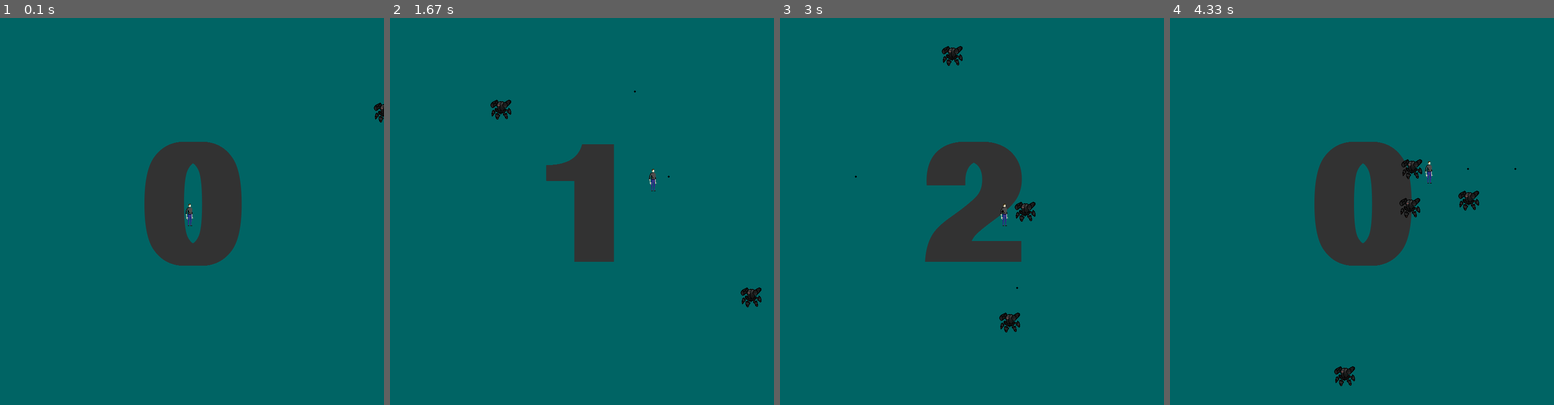
Above: before the commit, frames 1-4 (left to right).
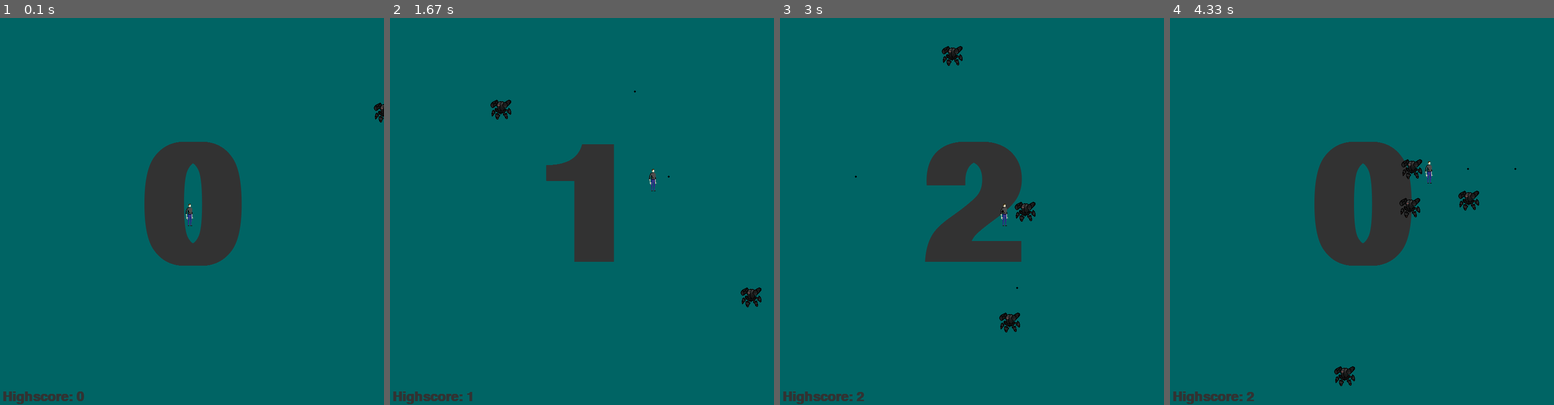
Above: after the commit, the same moments.

Repository: MitrB/PygameYeet
Game: pygame game, started from Master of none/main.py
The game is run twice, just before and just after one commit, with the same random seed, the same clock (stepped at 60 frames per second) and the same inputs.
Inputs:
- Up to frame 1 (0.1 s): no input
- Up to frame 2 (1.67 s): tap Space at 0.33, 0.73, 1.03, 1.23, 1.57 s; hold Right 0.67-1.13 s; hold Up 1.17-1.47 s; hold Right from 1.5 s (still down)
- Up to frame 3 (3 s): tap Space at 1.87, 2.07, 2.37, 2.63, 2.97 s; release Right at 1.97 s; hold Left 2-2.53 s; hold Down 2.57-2.87 s; hold Left from 2.9 s (still down)
- Up to frame 4 (4.33 s): tap Space at 3.27, 3.4, 3.8, 4.1 s; release Left at 3.3 s; hold Up 3.33-3.7 s; hold Right from 3.73 s (still down)

The runs differ from the first frame. In frame 1, 0.3% of the frame differs, in the area x 0-22%, y 96-100%; in frame 2, 0.3%; in frame 3, 0.3%; in frame 4, 0.3%.

Commit message:
Added highscore

Diff:
--- a/Master of none/main.py
+++ b/Master of none/main.py
@@ -11,7 +11,8 @@
 win = pygame.display.set_mode(window)
 pygame.display.set_caption("Yeet sanctuary")
 fontsise = 500
-font = pygame.font.SysFont("comicsans", fontsise, True)
+font_score = pygame.font.SysFont("comicsans", fontsise, True)
+font_highscore = pygame.font.SysFont("comicsans", 40, True)
 
 # general pygame preload
 guy = pygame.image.load("Guy.png")
@@ -30,8 +31,10 @@
 def redraw():
 
     win.fill((0,100,100))
-    text = font.render(str(character.score), 1, (50, 50, 50))
-    win.blit(text, (window[0]//2 - text.get_rect().width//2, window[1]//2 - text.get_rect().height//2))
+    score = font_score.render(str(character.score), 1, (50, 50, 50))
+    highscore = font_highscore.render("Highscore: " + str(character.highscore), 1, (50, 50, 50))
+    win.blit(highscore, (10, window[1] - 30))
+    win.blit(score, (window[0]//2 - score.get_rect().width//2, window[1]//2 - score.get_rect().height//2))
     character.draw(win, guy)
     for p in projectiles:
         p.draw(win)
@@ -136,6 +139,9 @@
                 if proj in projectiles:
                     projectiles.pop(projectiles.index(proj))
                 character.score += 1
+                # Highscore
+                if character.score > character.highscore:
+                    character.highscore = character.score
 
     # updating projectiles
     for proj in projectiles:
--- a/Master of none/player.py
+++ b/Master of none/player.py
@@ -19,6 +19,7 @@
         self.enemy_cd = 0
         #self.health = 5
         self.score = 0
+        self.highscore = 0
 
     def draw(self, win, char):
         win.blit(char, (self.x, self.y))
